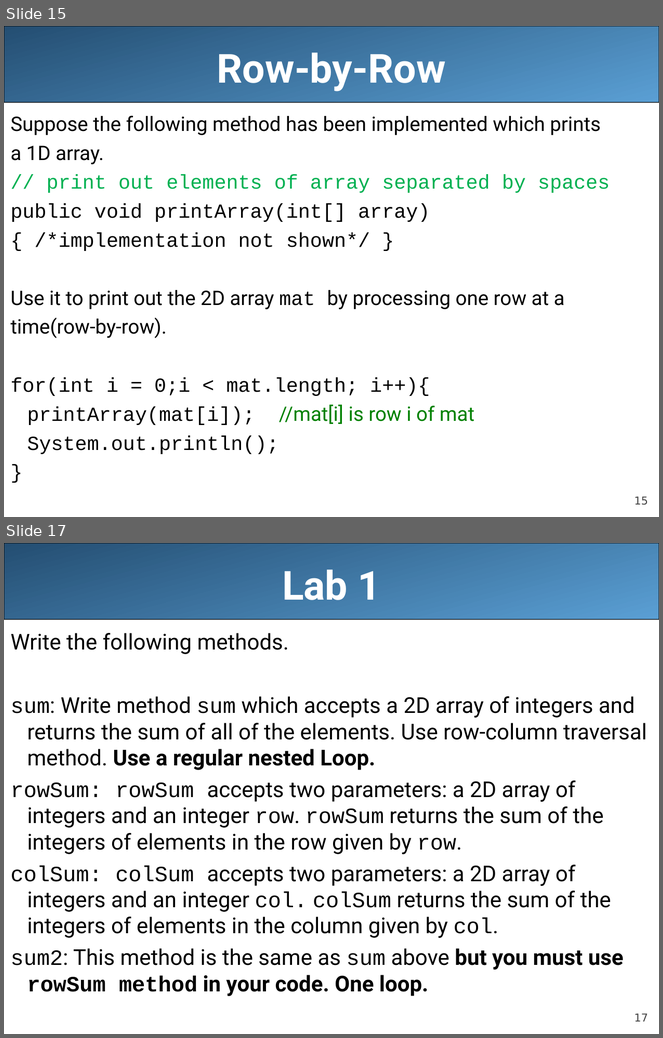
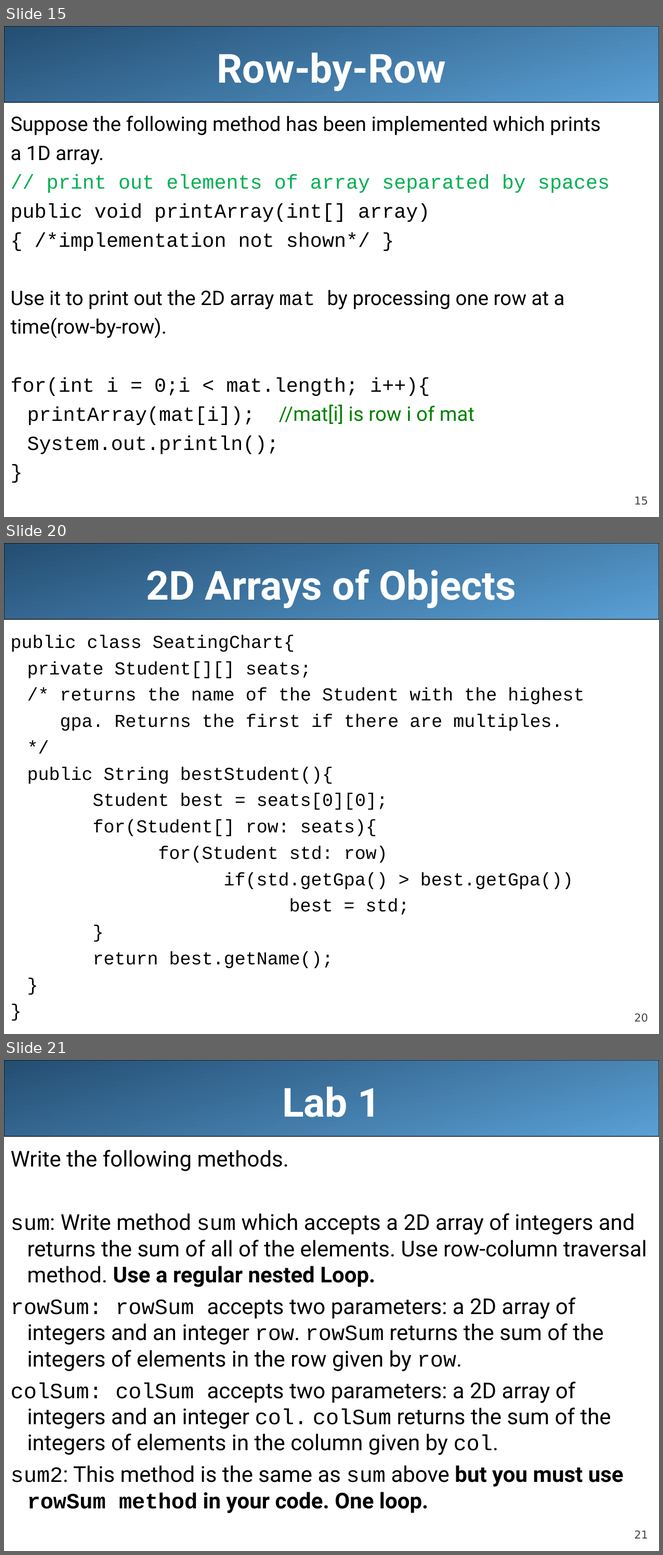
Before and after one commit to LongBaoNguyen/longbaonguyen.github.io, a slide deck: courses/apcsa/lecture20.ppt. Shown one above the other, each under a label of ours: slides 15 and 17 before the commit, slides 15, 20 and 21 after it; the slides between them are not shown. The pictures are 663x1038 and 663x1555 pixels, drawn with LibreOffice and Linux fonts; fonts in the diff are those of the drawing. Boxes give left, top, right and bottom in pixels: in the first picture for what was removed or moved away, otherwise in the second. Text is boxed around its words. In the diff, an @@ line names an element or a change of style, - is before the commit and + after.

```diff
--- a/courses/apcsa/lecture20.ppt
+++ b/courses/apcsa/lecture20.ppt
@@ slide 20 added at (4,543,659,1034), background #FFFFFF; not listed: 2 template elements that a slide beside it also shows @@
@@ title added at (146,569,517,609), 44 pt, text #FFFFFF, bold @@
+2D Arrays of Objects
@@ text added at (11,635,584,969), 20 pt, text #000000 @@
+public class SeatingChart{
+private Student[][] seats;
+/* returns the name of the Student with the highest
+gpa. Returns the first if there are multiples.
+*/
+public String bestStudent(){
+Student best = seats[0][0];
+for(Student[] row: seats){
+for(Student std: row)
+if(std.getGpa() > best.getGpa())
+best = std;
+}
+return best.getName();
+}
+}
@@ what was slide 17 is now slide 21 @@
@@ page number at (634,1531,648,1539): text changed @@
-17
+21
```
Also in this commit, not shown: 9 slides changed, 3 other slides added, 7 other files.
